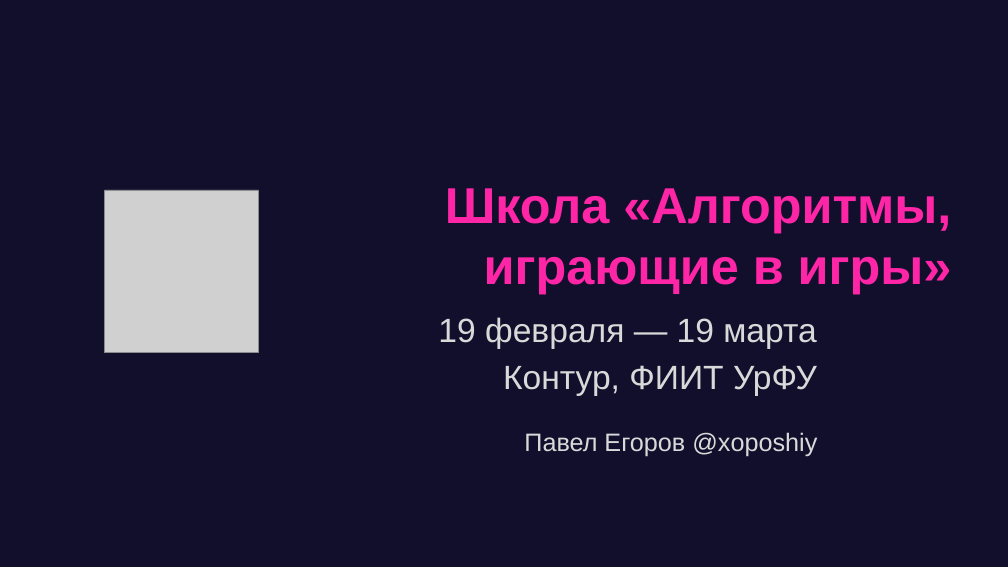
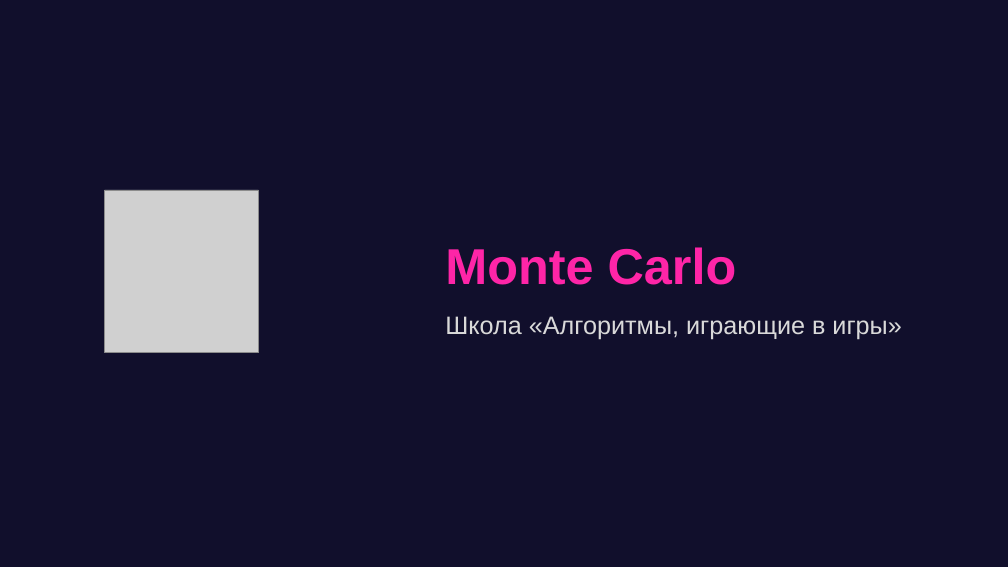
Before and after one commit to game-ai-course/game-ai-school, a slide deck: slide 1 of slides/online_4dx1.5h/day1-montecarlo.pptx. Drawn at 1008x567 pixels with LibreOffice and Linux fonts; fonts in the diff are those of the drawing; grey boxes stand for pictures; background and template pictures are left out. Boxes give left, top, right and bottom in pixels: in the first picture for what was removed or moved away, otherwise in the second. Text is boxed around its words. In the diff, an @@ line names an element or a change of style, - is before the commit and + after.

```diff
--- a/slides/online_4dx1.5h/day1-montecarlo.pptx
+++ b/slides/online_4dx1.5h/day1-montecarlo.pptx
@@ title at [445, 247, 737, 285]: text changed @@
-Школа «Алгоритмы, играющие в игры»
+Monte Carlo
@@ subtitle at [445, 316, 901, 339]: text changed; size 32 to 24 pt @@
-19 февраля — 19 марта
-Контур, ФИИТ УрФУ
-Павел Егоров @xoposhiy
+Школа «Алгоритмы, играющие в игры»
```
Also in this commit, not shown: 5 other slides changed, 8 slides removed.
